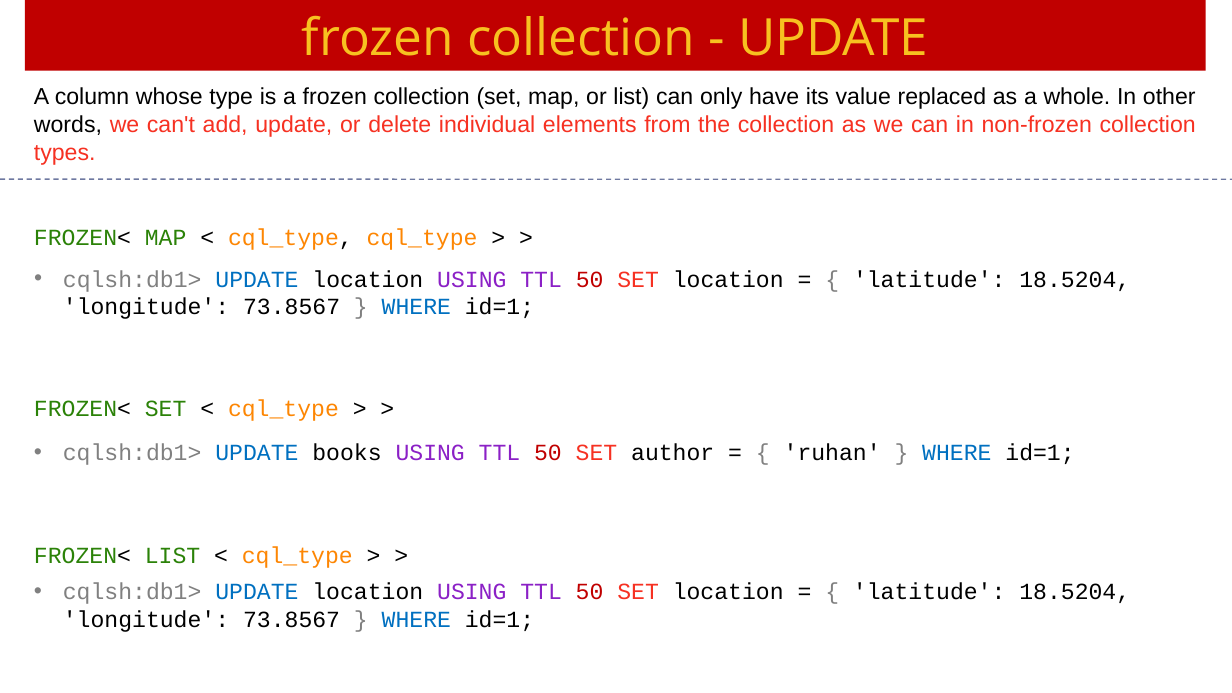
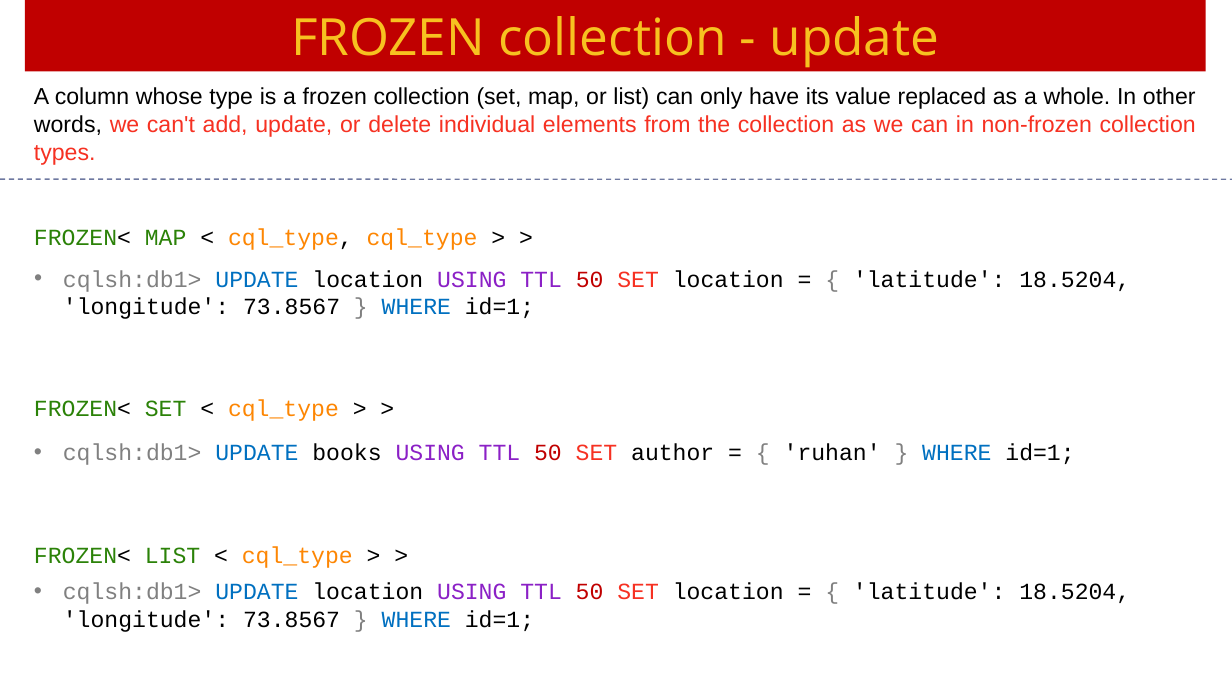
Before and after one commit to Saleel-Bagde/PPT-s, a slide deck: slide 57 of Cassandra Ver3.pptx. Drawn at 1232x693 pixels with LibreOffice and Linux fonts; fonts in the diff are those of the drawing. Boxes give left, top, right and bottom in pixels: in the first picture for what was removed or moved away, otherwise in the second. Text is boxed around its words. In the diff, an @@ line names an element or a change of style, - is before the commit and + after.

```diff
--- a/Cassandra Ver3.pptx
+++ b/Cassandra Ver3.pptx
@@ text in rectangle at <box>291,16,940,68</box>: text changed @@
-frozen collection - UPDATE
+FROZEN collection - update
```
Also in this commit, not shown: 21 other slides changed.
